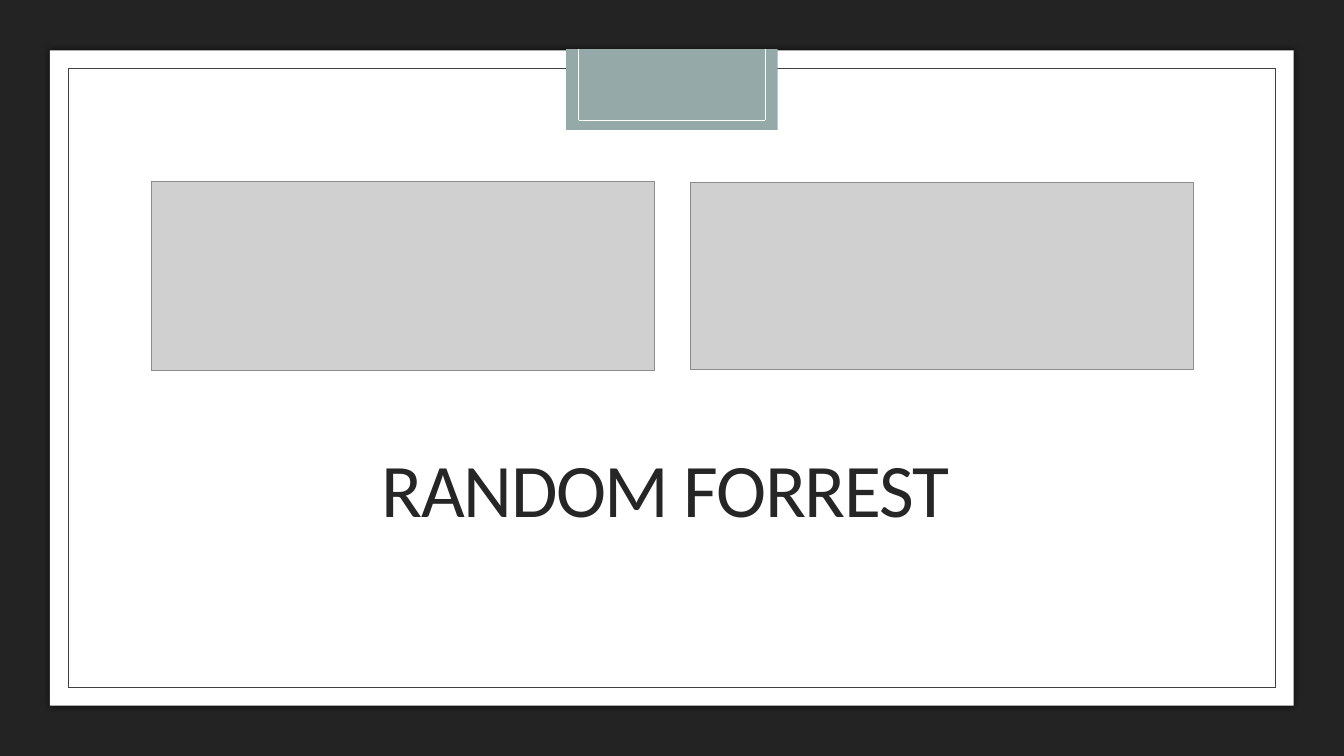
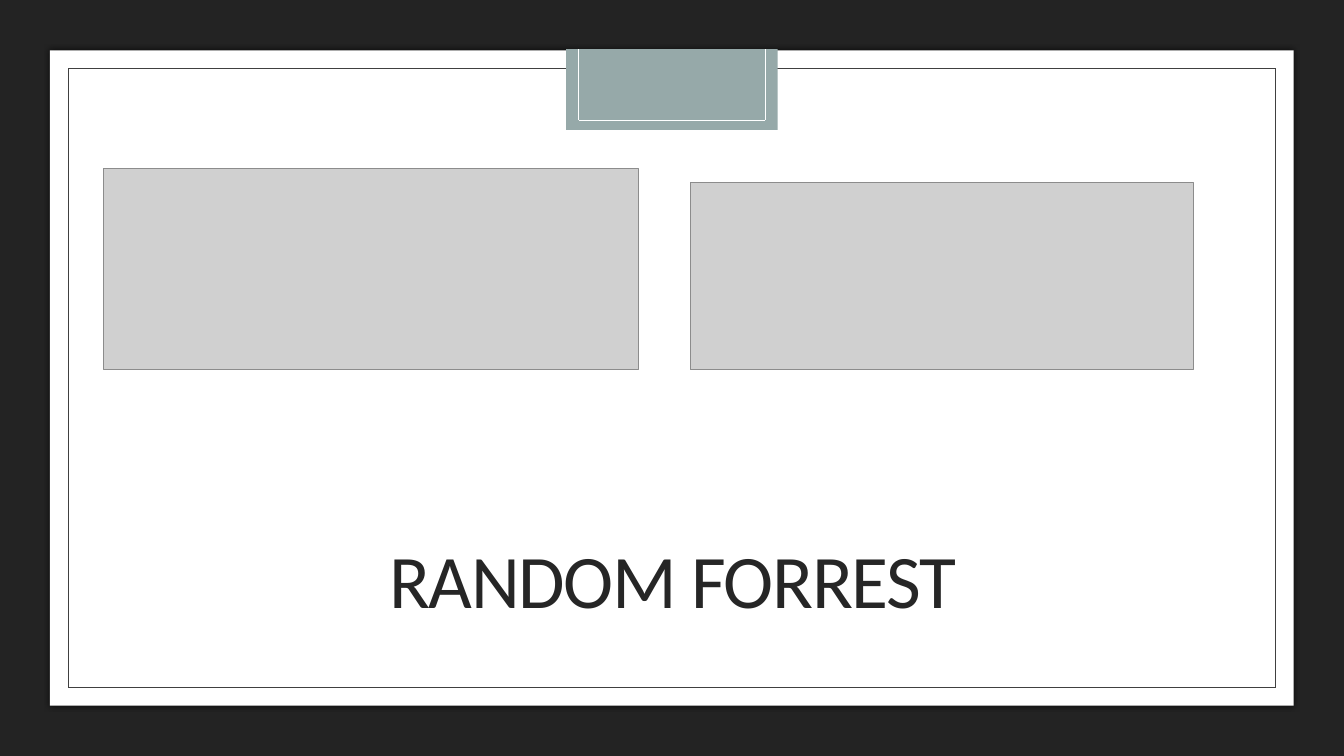
Before and after one commit to nancymathur/Project-3, a slide deck: slide 5 of IMDB Pres.pptx. Drawn at 1344x756 pixels with LibreOffice and Linux fonts; fonts in the diff are those of the drawing; grey boxes stand for pictures. Boxes give left, top, right and bottom in pixels: in the first picture for what was removed or moved away, otherwise in the second. Text is boxed around its words. In the diff, an @@ line names an element or a change of style, - is before the commit and + after.

```diff
--- a/IMDB Pres.pptx
+++ b/IMDB Pres.pptx
@@ picture: place and size @@
-picture at (151,181,654,371)
+picture at (104,168,638,370)
@@ title "RANDOM FORREST": place and size @@
-title "RANDOM FORREST" at (382,468,949,518)
+title "RANDOM FORREST" at (389,559,956,609)
```
Also in this commit, not shown: 3 other slides changed, 1 slide added, 3 other files.
